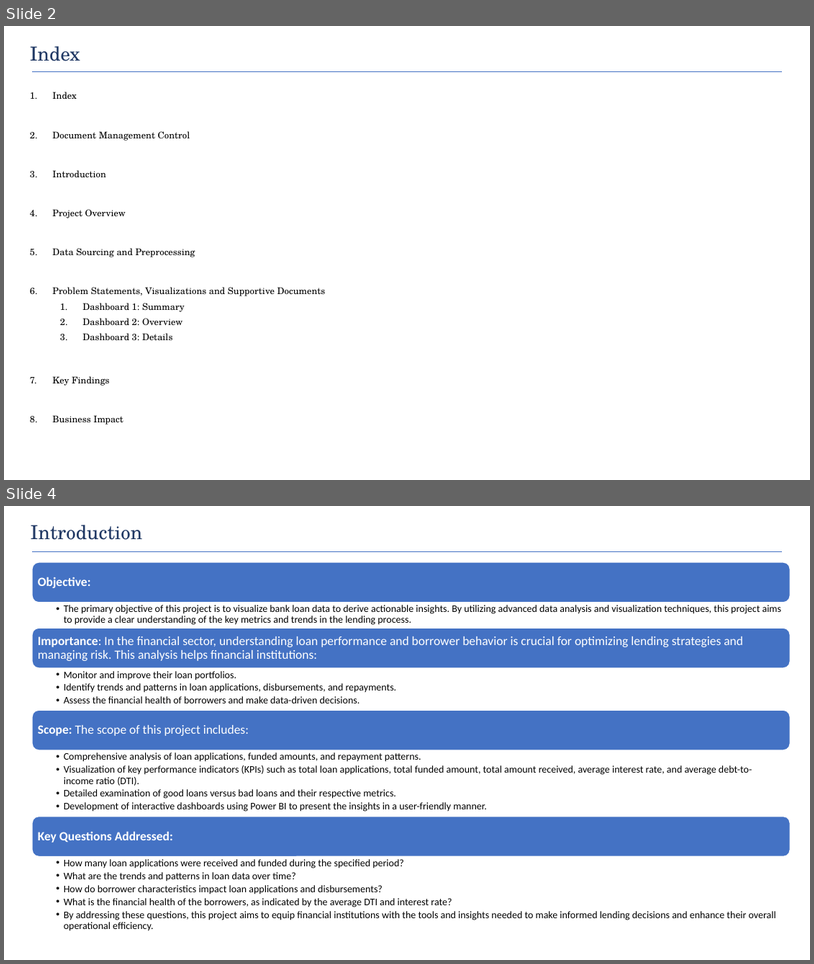
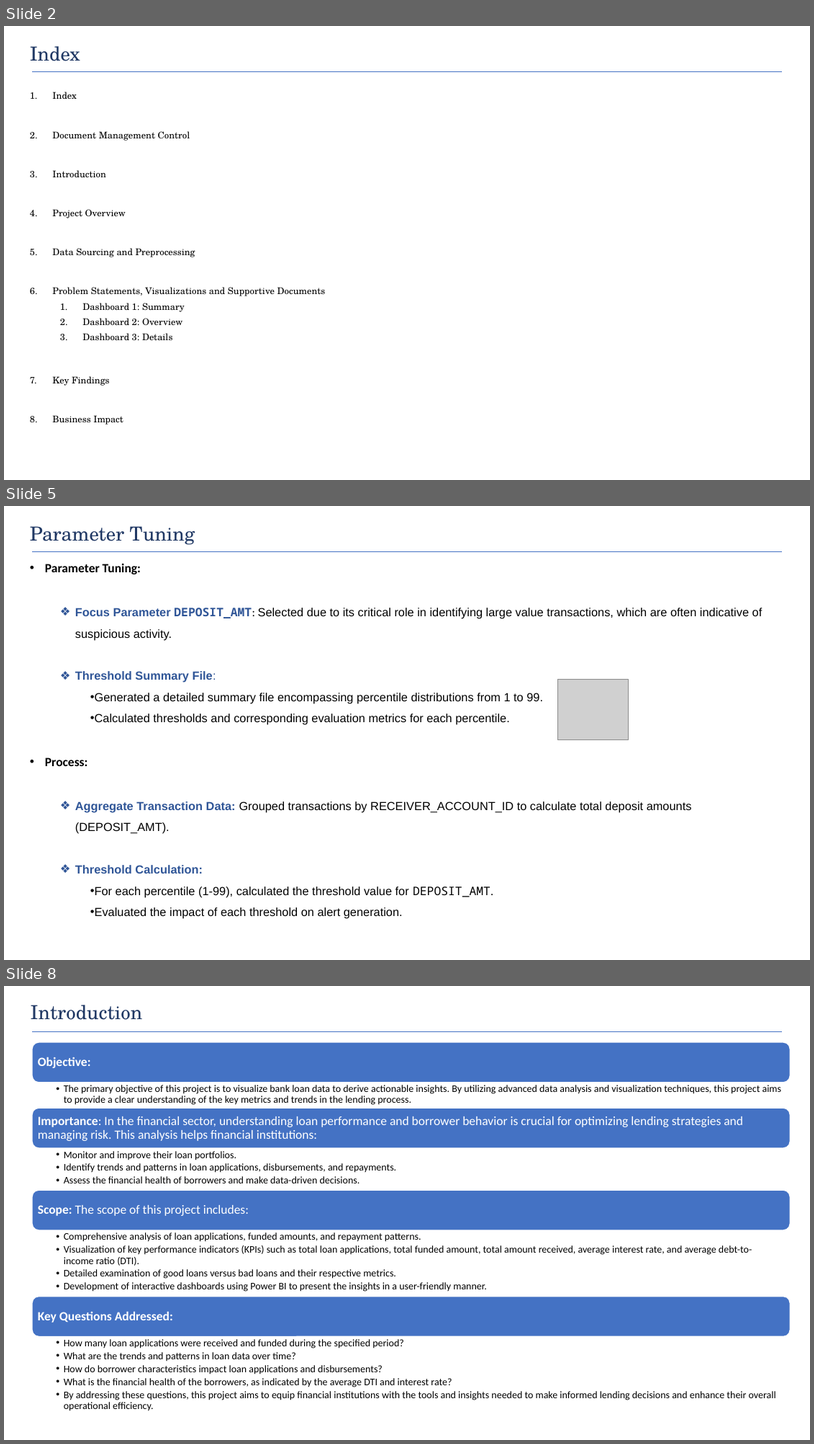
Before and after one commit to ds-souvik/Threshold-Tuning-for-Anti-Money-Laundering-AML-Scenario, a slide deck: AML Tuning.pptx. Shown one above the other, each under a label of ours: slides 2 and 4 before the commit, slides 2, 5 and 8 after it; the slides between them are not shown. The pictures are 814x964 and 814x1444 pixels, drawn with LibreOffice and Linux fonts; fonts in the diff are those of the drawing; grey boxes stand for pictures. Boxes give left, top, right and bottom in pixels: in the first picture for what was removed or moved away, otherwise in the second. Text is boxed around its words. In the diff, an @@ line names an element or a change of style, - is before the commit and + after.

Commit message:
Updated the AML_Tuning notebook and AML Tuning presentation

```diff
--- a/AML Tuning.pptx
+++ b/AML Tuning.pptx
@@ slide 5 added at (4,506,810,960), background #FFFFFF @@
@@ text added at (30,526,195,545), 23 pt, text #203864 @@
+Parameter Tuning
@@ line added from (32, 551) to (782, 551), #4472C4 1 pt @@
@@ text added at (45,564,763,919), 14 pt, text #000000 @@
+• Parameter Tuning:
+  ❖ Focus Parameter DEPOSIT_AMT: Selected due to its critical role in identifying large value transactions, which are often indicative of suspicious activity.
+  ❖ Threshold Summary File:
+    • Generated a detailed summary file encompassing percentile distributions from 1 to 99.
+    • Calculated thresholds and corresponding evaluation metrics for each percentile.
+• Process:
+  ❖ Aggregate Transaction Data: Grouped transactions by RECEIVER_ACCOUNT_ID to calculate total deposit amounts (DEPOSIT_AMT).
+  ❖ Threshold Calculation:
+    • For each percentile (1-99), calculated the threshold value for DEPOSIT_AMT.
+    • Evaluated the impact of each threshold on alert generation.
@@ picture added at (558,679,629,740) @@
@@ what was slide 4 is now slide 8 @@
```
Also in this commit, not shown: 4 other slides added, 1 slide removed, 5 other files.
